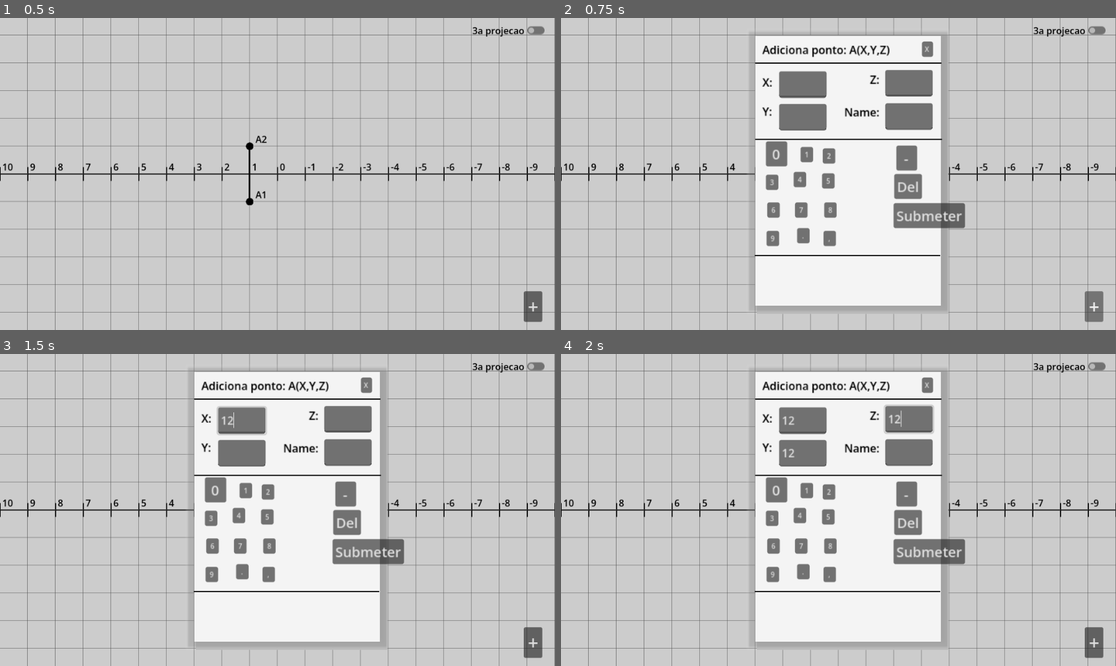
Above: before the commit, frames 1-4 (two rows, left to right).
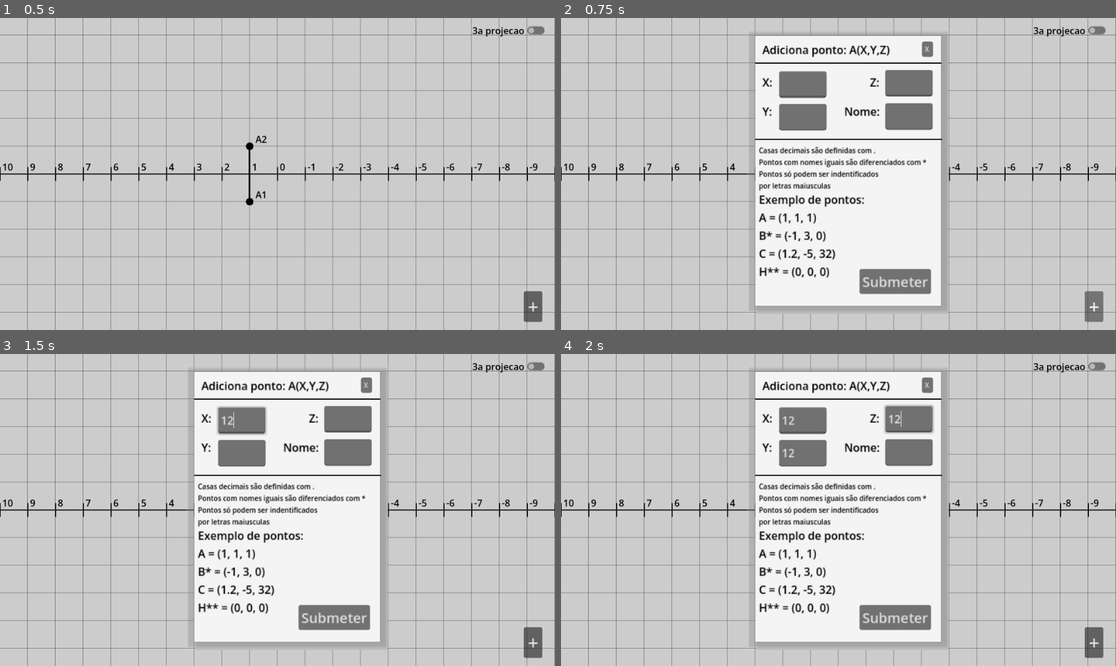
Above: after the commit, the same moments.

Repository: KP913/GeoDes-Editor
Game: Godot game, scene res://scenes/main.tscn
Two runs of this game, one before a commit and one after it. Both use one fixed random seed, a clock stepped at 60 frames per second and the inputs below.
Inputs (mouse positions are in pixels of both pictures, inside the frame that each line leads up to):
- Up to frame 1 (0.5 s): no input
- Up to frame 2 (0.75 s): click "+" at 0.5 s
- Up to frame 3 (1.5 s): click (244, 419) at 1.27 s; type "12" at 1.35 s
- Up to frame 4 (2 s): click (805, 453) at 1.5 s; type "12" at 1.58 s; click (910, 419) at 1.73 s; type "12" at 1.82 s

Frame 1 is identical in both runs. In frame 2, 6.2% of the frame differs, in the area x 34-73%, y 18-89%; in frame 3, 6.2%; in frame 4, 6.2%.

Commit message:
Feat: Finished the add point popup!

Diff:
--- a/scenes/AddPointPopup.tscn
+++ b/scenes/AddPointPopup.tscn
@@ -31,7 +31,7 @@
 scale = Vector2(1.2, 1.2)
 script = ExtResource("1_j55nv")
 
-[node name="ErrorMessage" type="Label" parent="." unique_id=1391599296]
+[node name="ErrorMessageCoords" type="Label" parent="." unique_id=1391599296]
 visible = false
 layout_mode = 0
 offset_left = -360.0
@@ -40,7 +40,18 @@
 offset_bottom = 249.33331
 theme_override_colors/font_color = Color(1, 0, 0, 1)
 theme_override_font_sizes/font_size = 26
-text = "Invalid Point!"
+text = "Coordenadas inválidas!"
+
+[node name="ErrorMessageName" type="Label" parent="." unique_id=872165948]
+visible = false
+layout_mode = 0
+offset_left = -360.0
+offset_top = 213.33331
+offset_right = -192.0
+offset_bottom = 249.33331
+theme_override_colors/font_color = Color(1, 0, 0, 1)
+theme_override_font_sizes/font_size = 26
+text = "Nome Inválido!"
 
 [node name="SubmitMessage" type="Label" parent="." unique_id=1478623459]
 visible = false
@@ -49,9 +60,9 @@
 offset_top = 426.66663
 offset_right = -552.0
 offset_bottom = 462.66663
-theme_override_colors/font_color = Color(1, 0, 0, 1)
+theme_override_colors/font_color = Color(0.23333335, 1, 0, 1)
 theme_override_font_sizes/font_size = 26
-text = "Invalid Point!"
+text = "Ponto foi adicionado! <ponto>"
 
 [node name="Panelbackshadow" type="Panel" parent="." unique_id=1933737347]
 layout_mode = 0
@@ -90,9 +101,9 @@
 
 [node name="LabelY" type="Label" parent="." unique_id=1496486900]
 layout_mode = 0
-offset_left = -82.50002
+offset_left = -83.333
 offset_top = -77.5
-offset_right = 101.49998
+offset_right = 100.667
 offset_bottom = -2.5
 theme_override_colors/font_color = Color(0, 0, 0, 1)
 text = "Y:
@@ -101,10 +112,10 @@
 
 [node name="LabelZ" type="Label" parent="." unique_id=1662206125]
 layout_mode = 0
-offset_left = 71.66665
-offset_top = -123.33333
-offset_right = 255.66666
-offset_bottom = -22.333328
+offset_left = 71.667
+offset_top = -119.167
+offset_right = 255.66699
+offset_bottom = -18.167
 theme_override_colors/font_color = Color(0, 0, 0, 1)
 text = "Z:
 
@@ -113,12 +124,12 @@
 
 [node name="LabelName" type="Label" parent="." unique_id=75252539]
 layout_mode = 0
-offset_left = 34.99998
-offset_top = -75.83333
-offset_right = 218.99998
-offset_bottom = 51.16667
-theme_override_colors/font_color = Color(0, 0, 0, 1)
-text = "Name:
+offset_left = 35.0
+offset_top = -77.5
+offset_right = 219.0
+offset_bottom = 49.5
+theme_override_colors/font_color = Color(0, 0, 0, 1)
+text = "Nome:
 
 
 
@@ -145,12 +156,6 @@
 width = 2.0
 default_color = Color(0, 0, 0, 1)
 
-[node name="Separator3" type="Line2D" parent="." unique_id=514598220]
-position = Vector2(-10.0000305, -316.6667)
-points = PackedVector2Array(-84.16666, 459.1667, 183.33331, 459.1667)
-width = 2.0
-default_color = Color(0, 0, 0, 1)
-
 [node name="LineEditX" type="LineEdit" parent="." unique_id=1885976812]
 layout_mode = 0
 offset_left = -59.1667
@@ -179,130 +184,12 @@
 offset_right = 162.66663
 offset_bottom = -38.333336
 
-[node name="Button0" type="Button" parent="." unique_id=956445047]
-layout_mode = 0
-offset_left = -77.500015
-offset_top = -22.499992
-offset_right = -46.66667
-offset_bottom = 10.333336
-theme_override_font_sizes/font_size = 20
-text = "0"
-
-[node name="Button1" type="Button" parent="." unique_id=1876399605]
-layout_mode = 0
-offset_left = -27.500021
-offset_top = -14.166667
-offset_right = -9.500021
-offset_bottom = 7.833333
-theme_override_font_sizes/font_size = 10
-text = "1"
-
-[node name="Button2" type="Button" parent="." unique_id=1978052029]
-layout_mode = 0
-offset_left = 4.1666565
-offset_top = -11.666664
-offset_right = 22.166656
-offset_bottom = 10.33334
-theme_override_font_sizes/font_size = 10
-text = "2"
-
-[node name="Button3" type="Button" parent="." unique_id=1272513737]
-layout_mode = 0
-offset_left = -77.50003
-offset_top = 25.833336
-offset_right = -59.50003
-offset_bottom = 47.833336
-theme_override_font_sizes/font_size = 10
-text = "3"
-
-[node name="Button4" type="Button" parent="." unique_id=468426687]
-layout_mode = 0
-offset_left = -38.333344
-offset_top = 21.666676
-offset_right = -20.333344
-offset_bottom = 43.66668
-theme_override_font_sizes/font_size = 10
-text = "4"
-
-[node name="Button5" type="Button" parent="." unique_id=1101329465]
-layout_mode = 0
-offset_left = 3.333313
-offset_top = 24.166672
-offset_right = 21.333313
-offset_bottom = 46.16668
-theme_override_font_sizes/font_size = 10
-text = "5"
-
-[node name="Button6" type="Button" parent="." unique_id=126129918]
-layout_mode = 0
-offset_left = -75.83336
-offset_top = 65.833336
-offset_right = -57.83336
-offset_bottom = 87.833336
-theme_override_font_sizes/font_size = 10
-text = "6"
-
-[node name="Button7" type="Button" parent="." unique_id=628818781]
-layout_mode = 0
-offset_left = -35.83336
-offset_top = 65.83334
-offset_right = -17.833359
-offset_bottom = 87.83334
-theme_override_font_sizes/font_size = 10
-text = "7"
-
-[node name="Button8" type="Button" parent="." unique_id=1832764987]
-layout_mode = 0
-offset_left = 5.833313
-offset_top = 65.83334
-offset_right = 23.833313
-offset_bottom = 87.83334
-theme_override_font_sizes/font_size = 10
-text = "8"
-
-[node name="Button9" type="Button" parent="." unique_id=1585137778]
-layout_mode = 0
-offset_left = -76.66669
-offset_top = 106.66666
-offset_right = -58.666687
-offset_bottom = 128.66666
-theme_override_font_sizes/font_size = 10
-text = "9"
-
-[node name="ButtonDot" type="Button" parent="." unique_id=1938525778]
-layout_mode = 0
-offset_left = -32.50003
-offset_top = 103.33331
-offset_right = -14.5000305
-offset_bottom = 125.33331
-theme_override_font_sizes/font_size = 10
-text = ".
-"
-
-[node name="ButtonComma" type="Button" parent="." unique_id=998696657]
-layout_mode = 0
-offset_left = 4.9999847
-offset_top = 106.66666
-offset_right = 22.999985
-offset_bottom = 128.66666
-theme_override_font_sizes/font_size = 10
-text = ","
-
-[node name="ButtonDelete" type="Button" parent="." unique_id=1257562399]
-layout_mode = 0
-offset_left = 107.49999
-offset_top = 24.999992
-offset_right = 138.16666
-offset_bottom = 50.999992
-theme_override_font_sizes/font_size = 20
-text = "Del"
-
 [node name="ButtonSubmit" type="Button" parent="." unique_id=1325886487]
 layout_mode = 0
-offset_left = 105.8333
-offset_top = 67.49999
-offset_right = 161.83331
-offset_bottom = 97.49999
+offset_left = 56.666634
+offset_top = 161.66666
+offset_right = 159.66663
+offset_bottom = 197.66666
 theme_override_font_sizes/font_size = 20
 text = "Submeter"
 
@@ -315,28 +202,37 @@
 theme_override_font_sizes/font_size = 10
 text = "X"
 
-[node name="ButtonMinus" type="Button" parent="." unique_id=1265159772]
-layout_mode = 0
-offset_left = 109.99997
-offset_top = -15.833332
-offset_right = 139.99997
-offset_bottom = 20.166668
-theme_override_font_sizes/font_size = 20
-text = "-"
-
-[connection signal="text_changed" from="LineEditX" to="." method="_on_line_edit_text_changed"]
-[connection signal="pressed" from="Button0" to="." method="add_char" binds= ["0"]]
-[connection signal="pressed" from="Button1" to="." method="add_char" binds= ["1"]]
-[connection signal="pressed" from="Button2" to="." method="add_char" binds= ["2"]]
-[connection signal="pressed" from="Button3" to="." method="add_char" binds= ["3"]]
-[connection signal="pressed" from="Button4" to="." method="add_char" binds= ["4"]]
-[connection signal="pressed" from="Button5" to="." method="add_char" binds= ["5"]]
-[connection signal="pressed" from="Button6" to="." method="add_char" binds= ["6"]]
-[connection signal="pressed" from="Button7" to="." method="add_char" binds= ["7"]]
-[connection signal="pressed" from="Button8" to="." method="add_char" binds= ["8"]]
-[connection signal="pressed" from="Button9" to="." method="add_char" binds= ["9"]]
-[connection signal="pressed" from="ButtonComma" to="." method="add_char" binds= [","]]
-[connection signal="pressed" from="ButtonDelete" to="." method="add_char" binds= ["DEL"]]
+[node name="LabelExemplos" type="Label" parent="." unique_id=24954091]
+layout_mode = 0
+offset_left = -87.50002
+offset_top = 50.0
+offset_right = 65.49998
+offset_bottom = 255.0
+theme_override_colors/font_color = Color(0, 0, 0, 1)
+text = "Exemplo de pontos:
+A = (1, 1, 1)
+B* = (-1, 3, 0)
+C = (1.2, -5, 32)
+H** = (0, 0, 0)
+
+
+"
+
+[node name="LabelExplicação" type="Label" parent="." unique_id=1231680029]
+layout_mode = 0
+offset_left = -87.500015
+offset_top = -15.833331
+offset_right = 174.99995
+offset_bottom = 100.16667
+theme_override_colors/font_color = Color(0, 0, 0, 1)
+theme_override_font_sizes/font_size = 10
+text = "Casas decimais são definidas com .
+Pontos com nomes iguais são diferenciados com *
+Pontos só podem ser indentificados
+por letras maiusculas
+
+
+"
+
 [connection signal="pressed" from="ButtonSubmit" to="." method="submit_text"]
 [connection signal="pressed" from="ButtonClose" to="." method="close_popup"]
-[connection signal="pressed" from="ButtonMinus" to="." method="add_char" binds= ["-"]]
